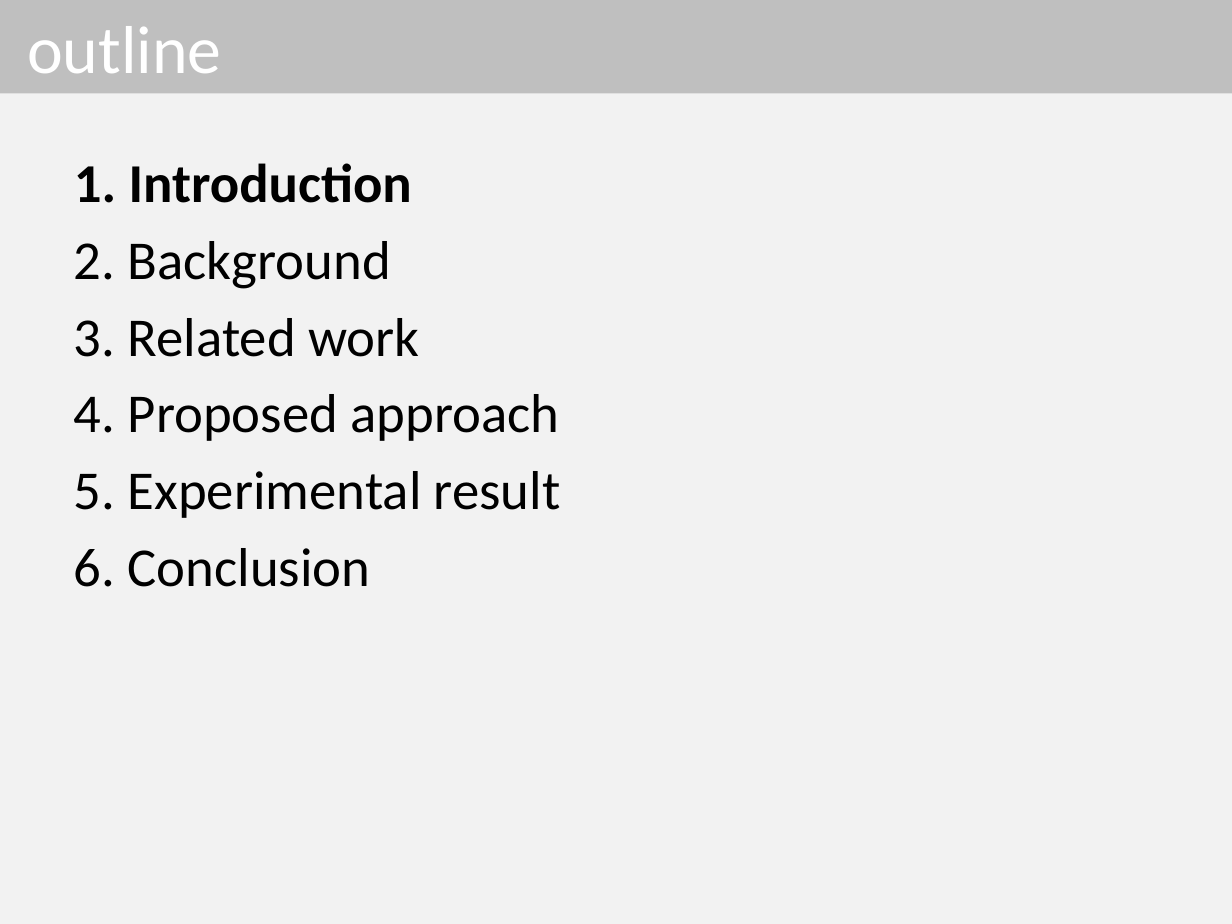
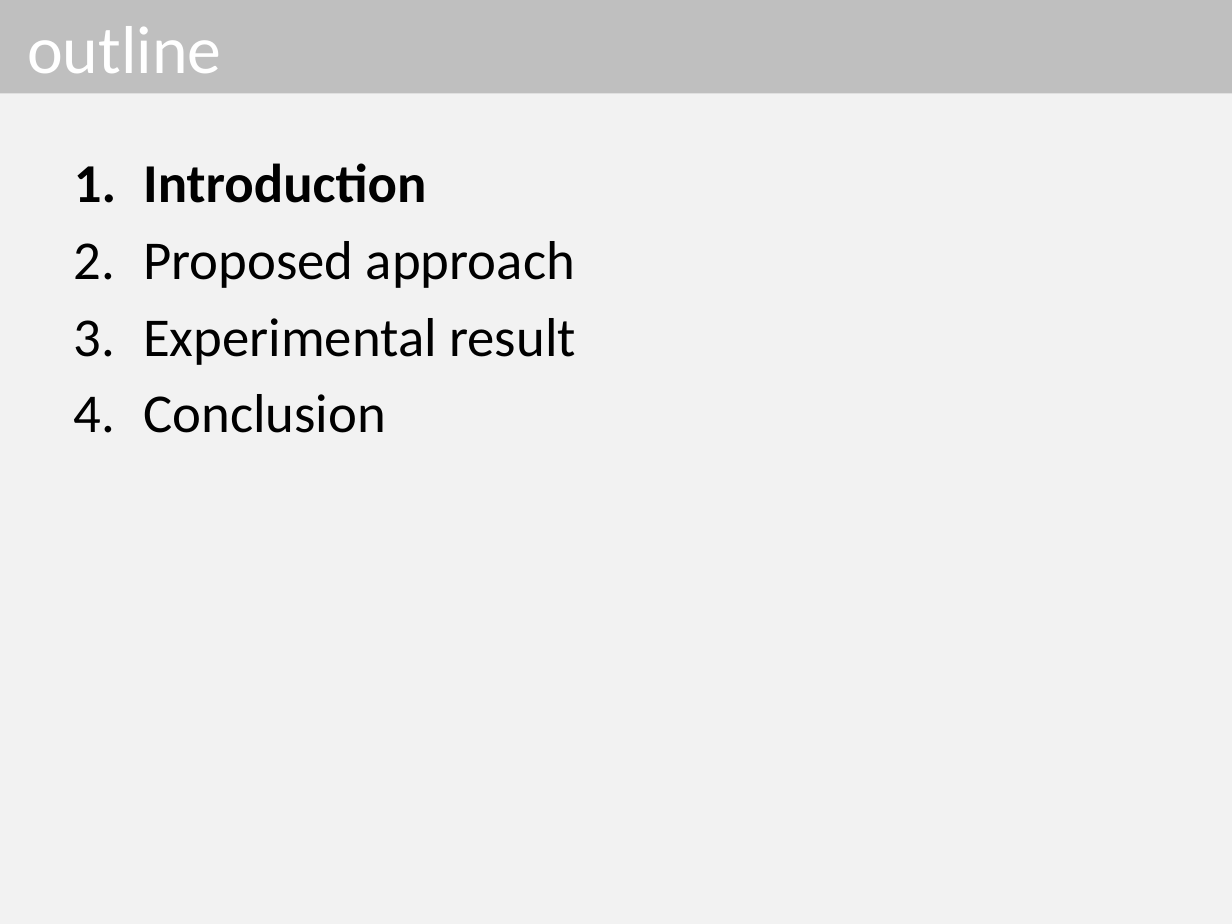
Before and after one commit to dinhngocthi/GAsource, a slide deck: slide 2 of CFT4CUnitSrc/src/report/PPSO_Presentation.pptx. Drawn at 1232x924 pixels with LibreOffice and Linux fonts; fonts in the diff are those of the drawing. Boxes give left, top, right and bottom in pixels: in the first picture for what was removed or moved away, otherwise in the second. Text is boxed around its words. In the diff, an @@ line names an element or a change of style, - is before the commit and + after.

```diff
--- a/CFT4CUnitSrc/src/report/PPSO_Presentation.pptx
+++ b/CFT4CUnitSrc/src/report/PPSO_Presentation.pptx
@@ text at <box>143,163,576,433</box>: text changed @@
-1. Introduction
-2. Background
-3. Related work
-4. Proposed approach
-5. Experimental result
-6. Conclusion
+1. Introduction
+2. Proposed approach
+3. Experimental result
+4. Conclusion
```
Also in this commit, not shown: 2 other slides changed, 2 slides added, 4 slides removed, 1 other file.
